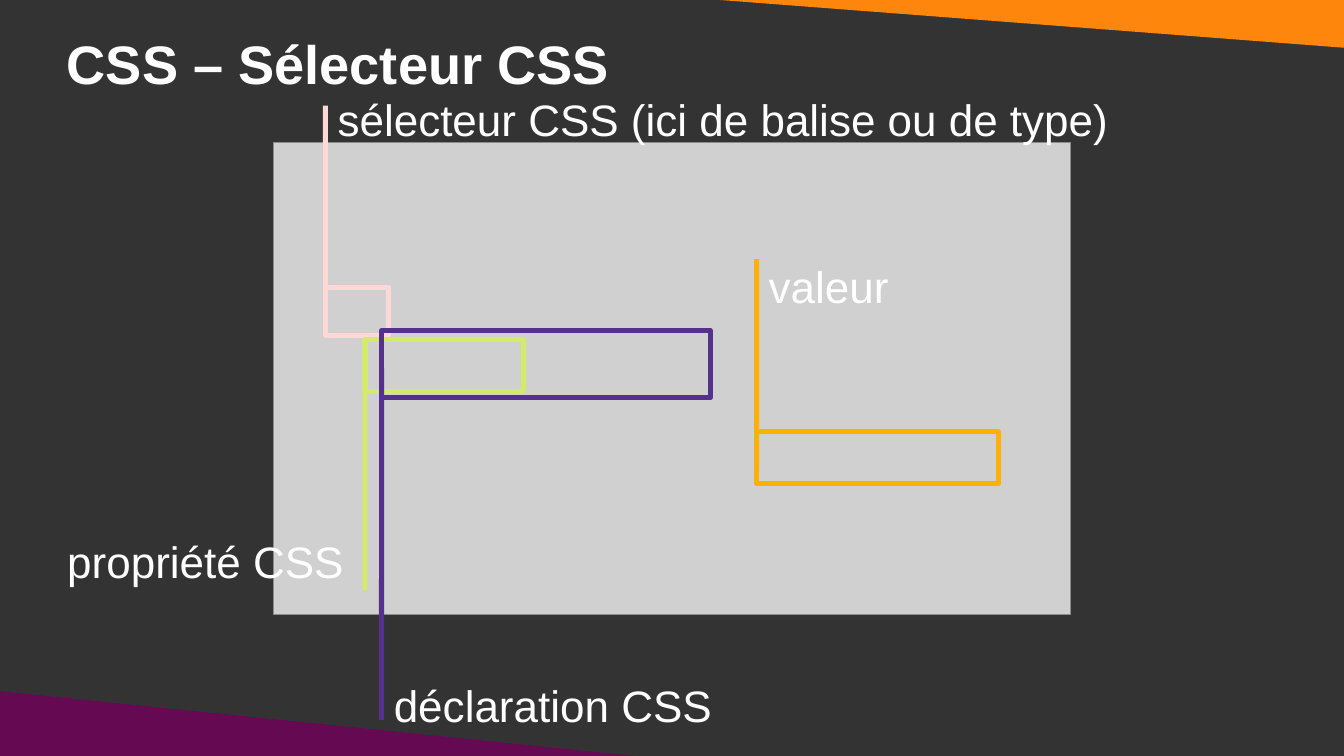
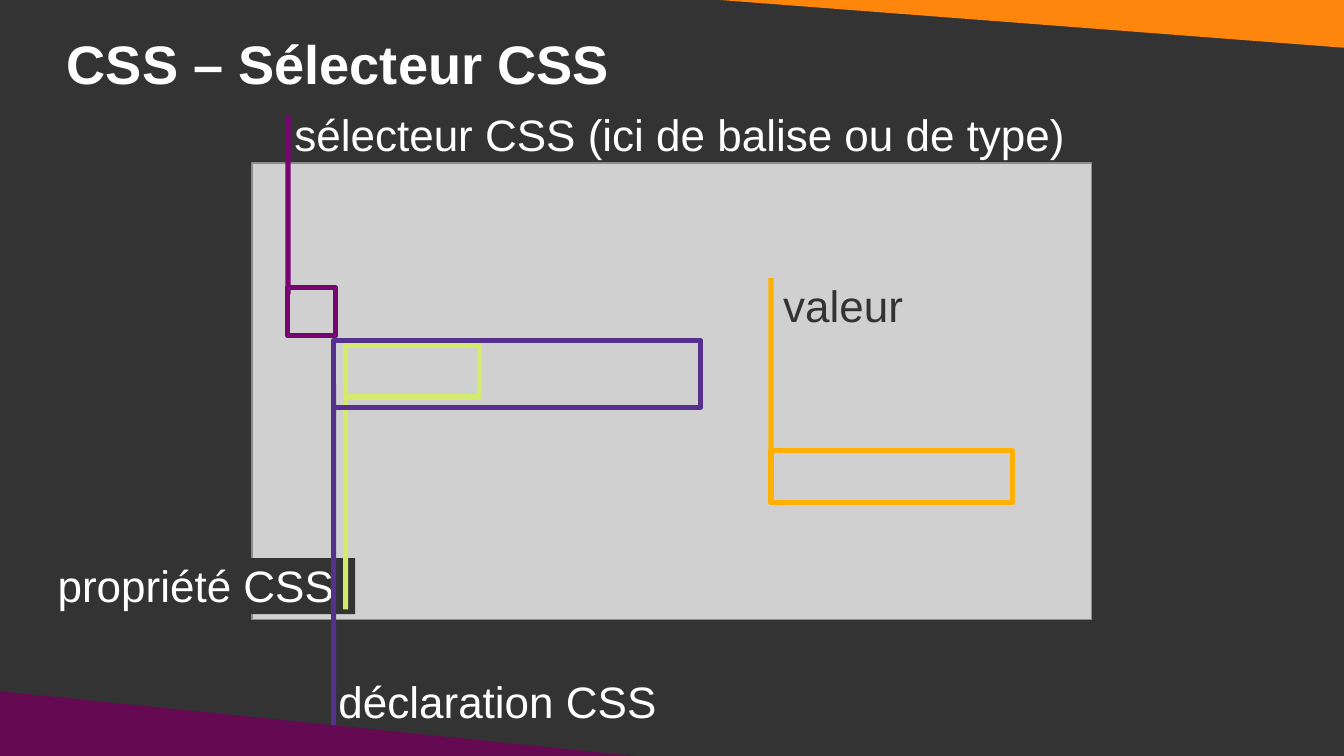
Before and after one commit to DanYellow/cours, a slide deck: slide 22 of integration-web-s1/travaux-pratiques/numero-3/presentation.odp (slide 21 before the commit). Drawn at 1344x756 pixels with LibreOffice and Linux fonts; fonts in the diff are those of the drawing; grey boxes stand for pictures. Boxes give left, top, right and bottom in pixels: in the first picture for what was removed or moved away, otherwise in the second. Text is boxed around its words. In the diff, an @@ line names an element or a change of style, - is before the commit and + after.

```diff
--- a/integration-web-s1/travaux-pratiques/numero-3/presentation.odp
+++ b/integration-web-s1/travaux-pratiques/numero-3/presentation.odp
@@ line moved from (326, 294) - (326, 106) to (288, 294) - (288, 115) @@
@@ line (288, 294) - (288, 115): stroke #FFD7D7 3 pt to #780373 3 pt @@
@@ title "sélecteur CSS (ici de balise ...": place and size @@
-title "sélecteur CSS (ici de balise ..." at <box>338,103,1108,145</box>
+title "sélecteur CSS (ici de balise ..." at <box>294,118,1065,159</box>
@@ picture: place and size @@
-picture at <box>273,143,1071,615</box>
+picture at <box>252,163,1093,621</box>
@@ rectangle: place and size @@
-rectangle at <box>326,288,389,335</box>
+rectangle at <box>288,288,335,335</box>
@@ rectangle at <box>288,288,335,335</box>: outline #FFD7D7 3 pt to #780373 3 pt @@
@@ line moved from (757, 471) - (757, 260) to (771, 489) - (771, 278) @@
@@ title "valeur": place and size @@
-title "valeur" at <box>769,271,889,303</box>
+title "valeur" at <box>783,290,903,323</box>
@@ title "valeur" at <box>783,290,903,323</box>: text colour #FFFFFF to #333333 @@
@@ rectangle: place and size @@
-rectangle at <box>382,331,711,398</box>
+rectangle at <box>334,340,701,407</box>
@@ line moved from (365, 590) - (365, 339) to (345, 610) - (345, 359) @@
@@ rectangle: place and size @@
-rectangle at <box>365,340,523,391</box>
+rectangle at <box>345,345,479,396</box>
@@ line moved from (382, 721) - (382, 368) to (334, 737) - (334, 384) @@
@@ rectangle: place and size @@
-rectangle at <box>757,432,999,483</box>
+rectangle at <box>771,451,1012,502</box>
@@ title "propriété CSS": place and size @@
-title "propriété CSS" at <box>67,542,343,586</box>
+title "propriété CSS" at <box>58,566,333,610</box>
@@ rectangle added at <box>57,559,355,615</box>, fill #333333 @@
@@ title "déclaration CSS": place and size @@
-title "déclaration CSS" at <box>394,689,711,723</box>
+title "déclaration CSS" at <box>338,685,656,719</box>
```
Also in this commit, not shown: 15 other slides changed, 1 slide added, 1 other file.
